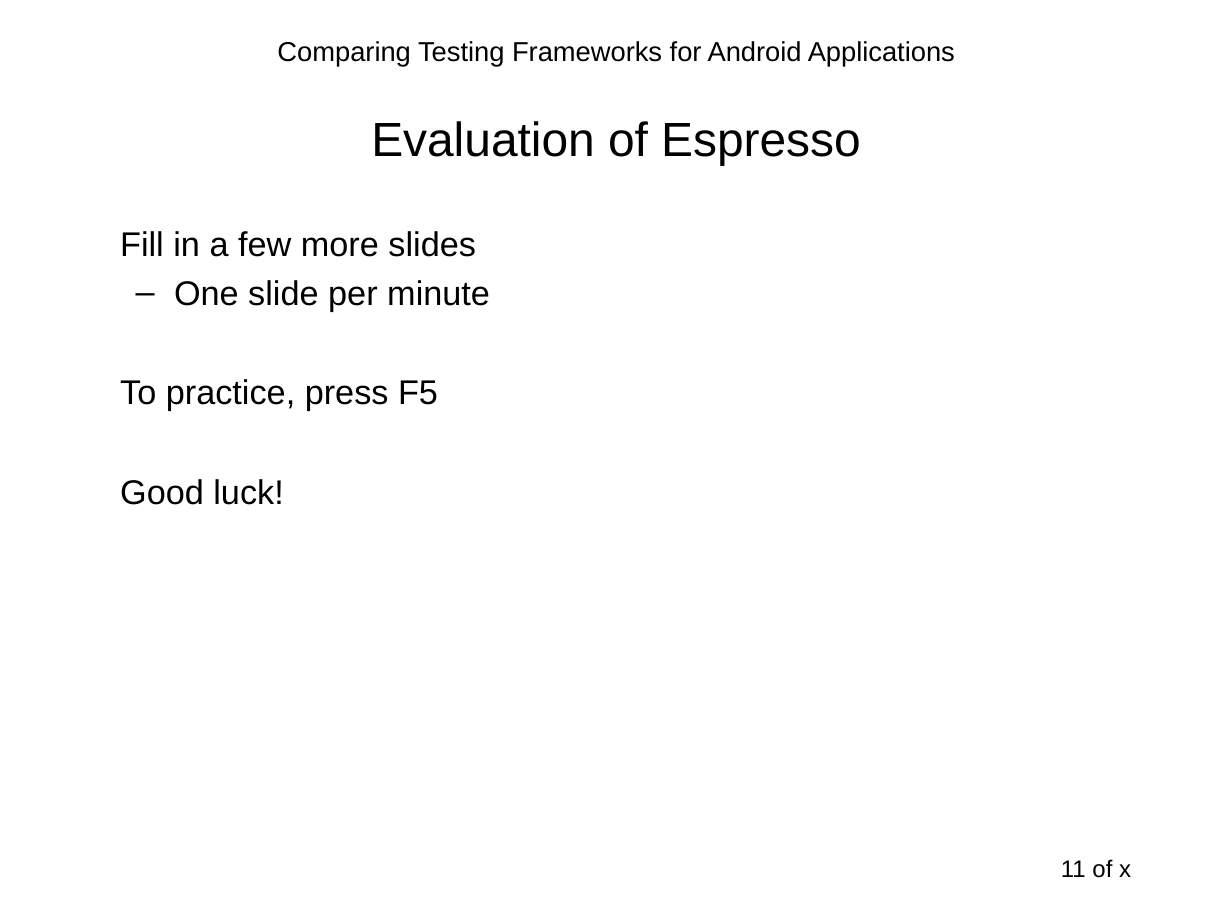
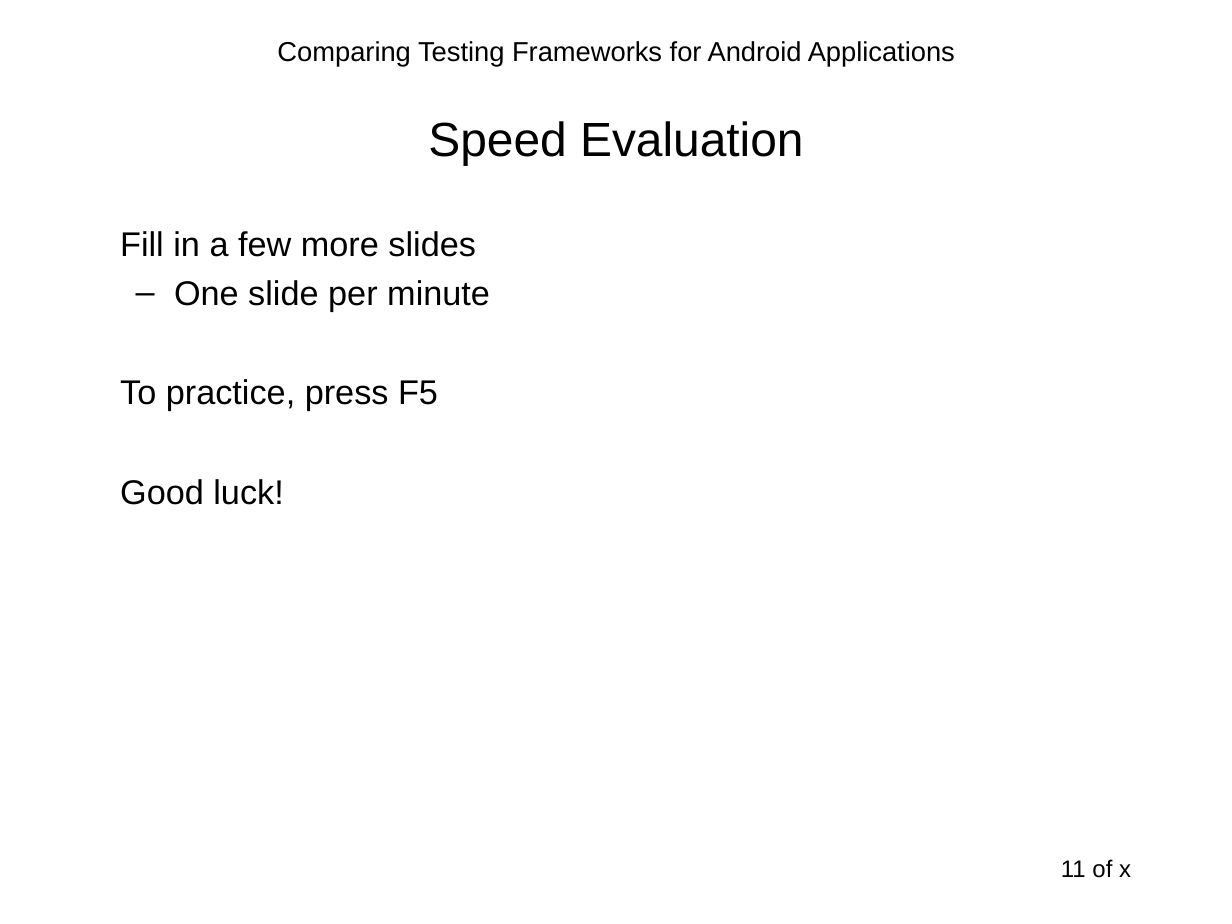
Before and after one commit to sahiljain/tpm, a slide deck: slide 11 of s44jain_tpm.ppt. Drawn at 1232x924 pixels with LibreOffice and Linux fonts; fonts in the diff are those of the drawing. Boxes give left, top, right and bottom in pixels: in the first picture for what was removed or moved away, otherwise in the second. Text is boxed around its words. In the diff, an @@ line names an element or a change of style, - is before the commit and + after.

```diff
--- a/s44jain_tpm.ppt
+++ b/s44jain_tpm.ppt
@@ title at [428, 121, 803, 165]: text changed @@
-Evaluation of Espresso
+Speed Evaluation
```
Also in this commit, not shown: 7 other slides changed, 4 slides added, 1 slide removed.
